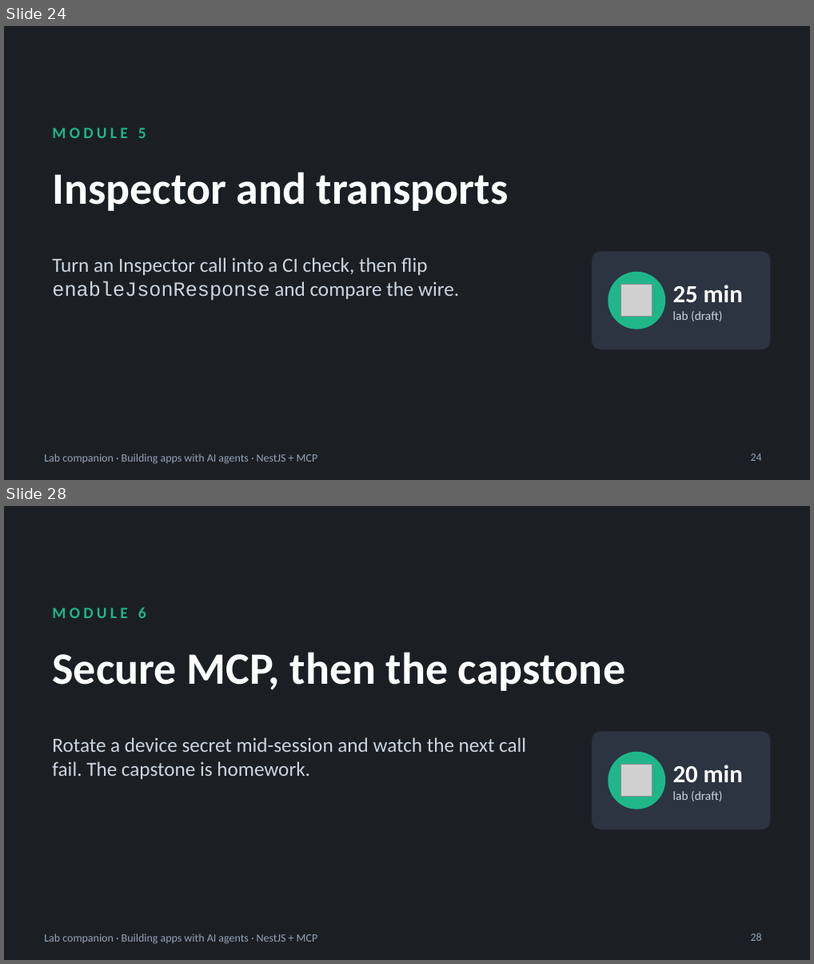
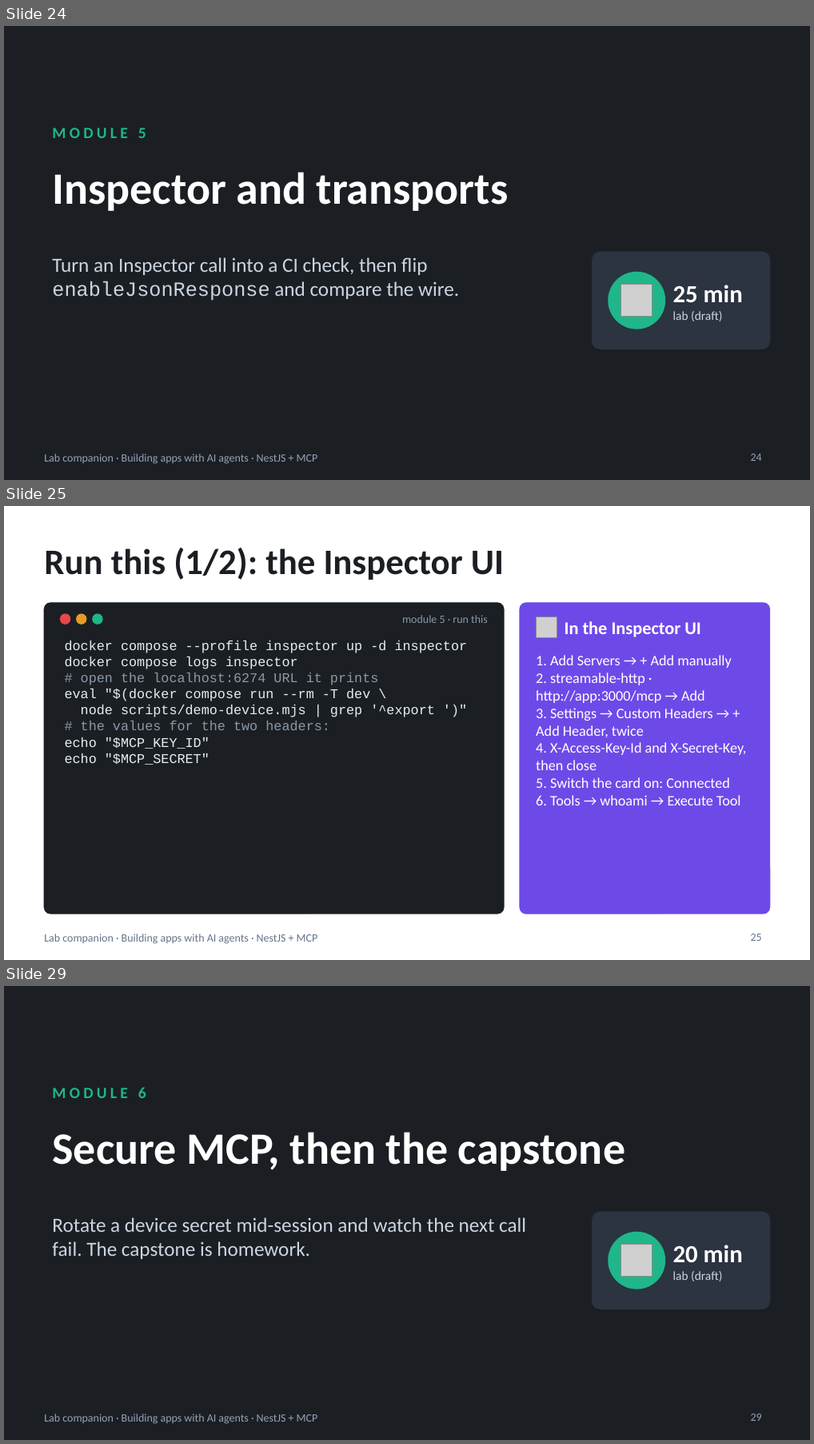
Before and after one commit to blazaga/ai-training-modules, a slide deck: docs/ai-agent-training/slides/lab-companion-lite.pptx. Shown one above the other, each under a label of ours: slides 24 and 28 before the commit, slides 24, 25 and 29 after it; the slides between them are not shown. The pictures are 814x964 and 814x1444 pixels, drawn with LibreOffice and Linux fonts; fonts in the diff are those of the drawing; grey boxes stand for pictures. Boxes give left, top, right and bottom in pixels: in the first picture for what was removed or moved away, otherwise in the second. Text is boxed around its words. In the diff, an @@ line names an element or a change of style, - is before the commit and + after.

```diff
--- a/docs/ai-agent-training/slides/lab-companion-lite.pptx
+++ b/docs/ai-agent-training/slides/lab-companion-lite.pptx
@@ slide 25 added at <box>4,506,810,960</box>, background #FFFFFF @@
@@ title added at <box>44,548,504,580</box>, 32 pt, text #1B1F24, bold @@
+Run this (1/2): the Inspector UI
@@ rounded rectangle added at <box>44,603,504,913</box>, fill #1B1F24, outline #1B1F24 1 pt @@
@@ ellipse added at <box>61,614,70,624</box>, fill #E5484D, outline #E5484D 1 pt @@
@@ ellipse added at <box>77,614,86,624</box>, fill #E69A28, outline #E69A28 1 pt @@
@@ ellipse added at <box>93,614,102,624</box>, fill #1FB68A, outline #1FB68A 1 pt @@
@@ text added at <box>402,615,488,623</box>, 10 pt, text #8B98A5 @@
+module 5 · run this
@@ rounded rectangle added at <box>520,603,770,913</box>, fill #6D4AE8, outline #6D4AE8 1 pt @@
@@ picture added at <box>536,616,557,637</box> @@
@@ text added at <box>565,621,702,637</box>, 16 pt, text #FFFFFF, bold @@
+In the Inspector UI
@@ text added at <box>65,640,468,764</box>, 12 pt, text #E6EDF3 @@
+docker compose --profile inspector up -d inspector
+docker compose logs inspector
+# open the localhost:6274 URL it prints
+eval "$(docker compose run --rm -T dev \
+node scripts/demo-device.mjs | grep '^export ')"
+# the values for the two headers:
+echo "$MCP_KEY_ID"
+echo "$MCP_SECRET"
@@ text added at <box>536,655,747,805</box>, 13 pt, text #FFFFFF @@
+1. Add Servers → + Add manually
+2. streamable-http · http://app:3000/mcp → Add
+3. Settings → Custom Headers → + Add Header, twice
+4. X-Access-Key-Id and X-Secret-Key, then close
+5. Switch the card on: Connected
+6. Tools → whoami → Execute Tool
@@ text added at <box>44,933,318,944</box>, 10 pt, text #64748B @@
+Lab companion · Building apps with AI agents · NestJS + MCP
@@ page number added at <box>751,933,762,940</box>, 10 pt, text #64748B @@
+25
@@ what was slide 28 is now slide 29 @@
@@ page number at <box>751,1413,762,1420</box>: text changed @@
-28
+29
```
Also in this commit, not shown: 3 slides changed, 9 other files.
